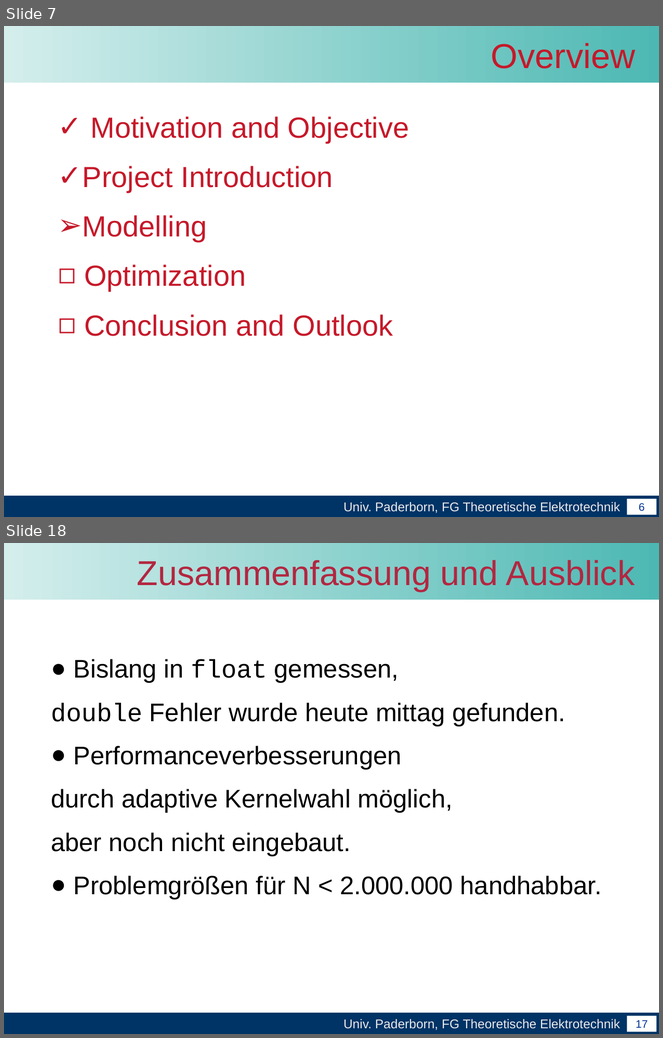
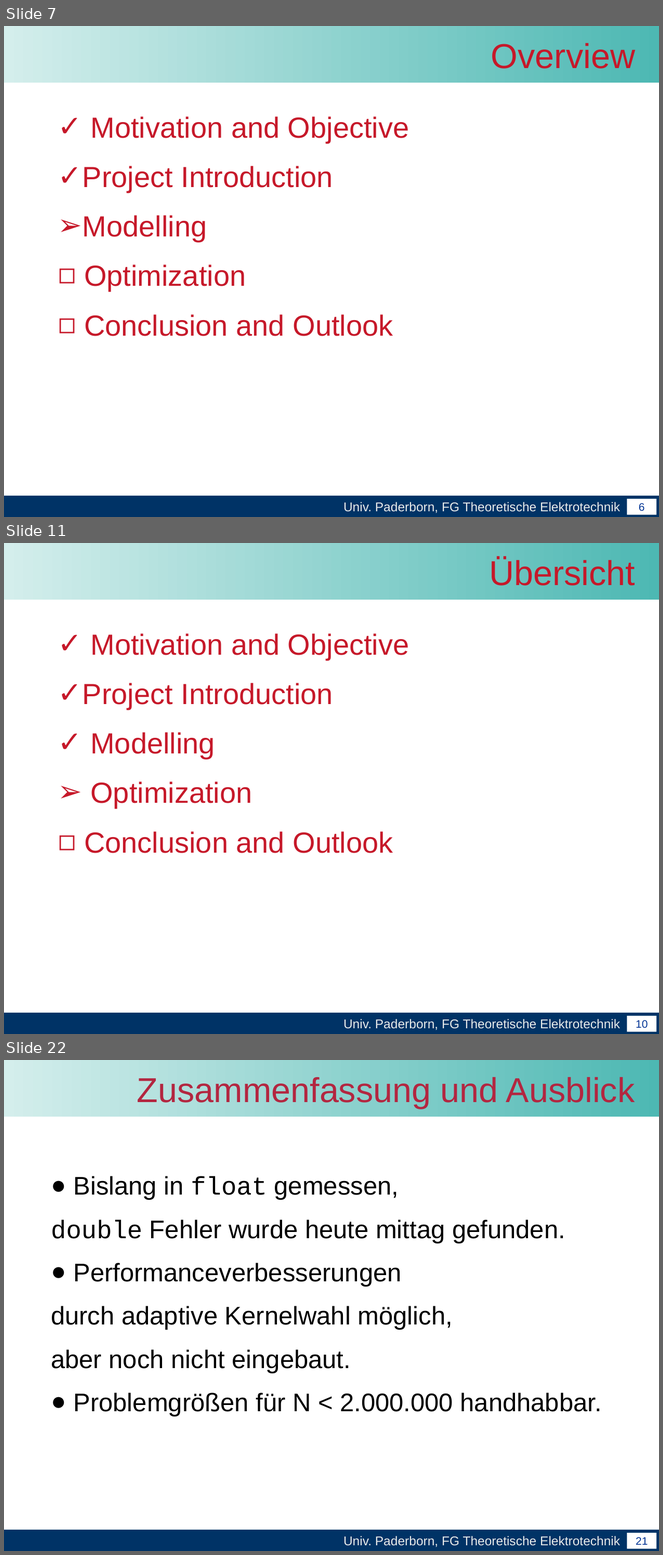
Before and after one commit to leonard117/arbeittet, a slide deck: Master_arbeit/word/Abschlussvortrag der Masterarbeit.pptx. Shown one above the other, each under a label of ours: slides 7 and 18 before the commit, slides 7, 11 and 22 after it; the slides between them are not shown. The pictures are 663x1038 and 663x1555 pixels, drawn with LibreOffice and Linux fonts; fonts in the diff are those of the drawing; background and template pictures are left out. Boxes give left, top, right and bottom in pixels: in the first picture for what was removed or moved away, otherwise in the second. Text is boxed around its words. In the diff, an @@ line names an element or a change of style, - is before the commit and + after.

```diff
--- a/Master_arbeit/word/Abschlussvortrag der Masterarbeit.pptx
+++ b/Master_arbeit/word/Abschlussvortrag der Masterarbeit.pptx
@@ slide 11 added at [4,543,659,1034], background #FFFFFF; not listed: 4 template elements that a slide beside it also shows @@
@@ title added at [489,558,635,586], 38 pt, text #C61829 @@
+Übersicht
@@ text added at [83,633,409,853], 32 pt, text #C61829 @@
+✓ Motivation and Objective
+✓ Project Introduction
+✓ Modelling
+➢ Optimization
+◻ Conclusion and Outlook
@@ what was slide 18 is now slide 22 @@
@@ page number at [636,1537,648,1545]: text changed @@
-17
+21
```
Also in this commit, not shown: 3 slides changed, 13 other slides added, 14 slides removed.
